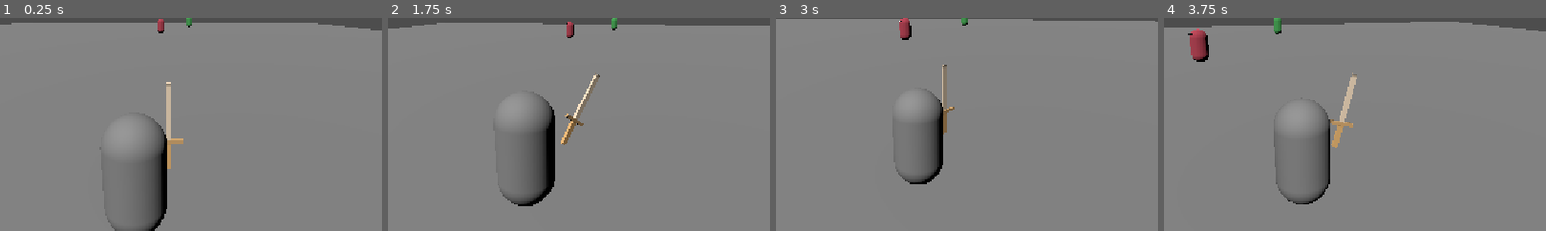
Above: before the commit, frames 1-4 (left to right).
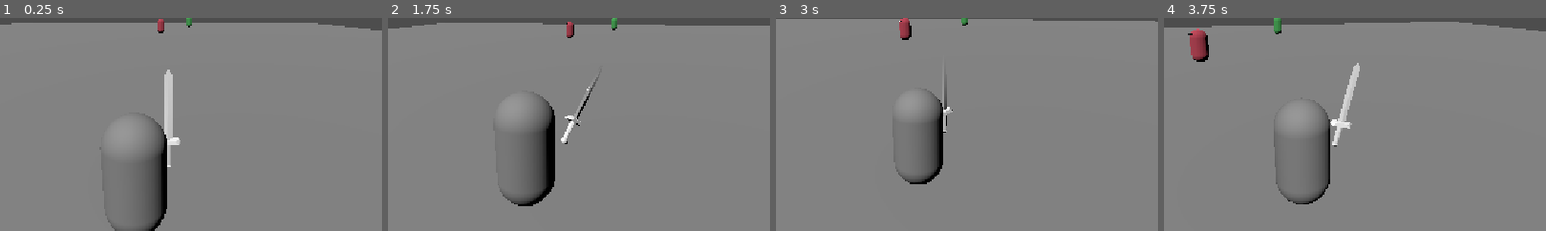
Above: after the commit, the same moments.

Repository: felipeallen20/valero-arpg
Game: Godot game, scene res://scenes/world.tscn
Two runs of this game, one before a commit and one after it. Both use one fixed random seed, a clock stepped at 60 frames per second and the inputs below.
Inputs (mouse positions are % of the whole screen's width and height, from its top left):
- Up to frame 1 (0.25 s): no input
- Up to frame 2 (1.75 s): tap Enter at 0.5 s; move the mouse to (55, 49) at 0.52 s; press the mouse at (55, 49) at 0.53 s; hold W (forward) from 0.53 s (still down); tap Space (jump) at 0.77, 1.52 s; right-click (55, 49) at 0.8 s; move the mouse to (45, 50) at 1.27 s; release the mouse at (45, 50) at 1.28 s; right-click (45, 50) at 1.35 s; click (45, 50) at 1.55 s
- Up to frame 3 (3 s): keep holding W (forward); move the mouse to (52, 48) at 2.02 s; press the mouse at (52, 48) at 2.03 s; right-click (52, 48) at 2.3 s; move the mouse to (49, 51) at 2.77 s; release the mouse at (49, 51) at 2.78 s; tap Shift (dodge) at 2.85 s
- Up to frame 4 (3.75 s): keep holding W (forward); tap Space (jump) at 3.02 s; click (49, 51) at 3.05 s; move the mouse to (57, 51) at 3.52 s; hold Ctrl (sprint) from 3.53 s (still down); click (57, 51) at 3.67 s
The pictures show only the part of the screen within x 28-78%, y 34-84%; the shares and areas given below are measured in that part.

The runs differ from the first frame. In frame 1, 0.9% of the frame differs, in the area x 43-48%, y 24-71%; in frame 2, 0.6%; in frame 3, 0.4%; in frame 4, 0.8%.

Commit message:
new sword model and heavy attack created

Diff:
--- a/valero/project.godot
+++ b/valero/project.godot
@@ -52,6 +52,11 @@
 "events": [Object(InputEventMouseButton,"resource_local_to_scene":false,"resource_name":"","device":-1,"window_id":0,"a …(253 unchanged characters)…
 ]
 }
+attack_heavy={
+"deadzone": 0.2,
+"events": [Object(InputEventMouseButton,"resource_local_to_scene":false,"resource_name":"","device":-1,"window_id":0,"alt_pressed":false,"shift_pressed":false,"ctrl_pressed":false,"meta_pressed":false,"button_mask":0,"position":Vector2(0, 0),"global_position":Vector2(0, 0),"factor":1.0,"button_index":2,"canceled":false,"pressed":false,"double_click":false,"script":null)
+]
+}
 dodge={
 "deadzone": 0.2,
 "events": [Object(InputEventKey,"resource_local_to_scene":false,"resource_name":"","device":-1,"window_id":0,"alt_press …(195 unchanged characters)…
--- a/valero/scenes/player.tscn
+++ b/valero/scenes/player.tscn
@@ -33,7 +33,7 @@
 current = true
 
 [node name="PracticeSword" parent="." unique_id=938474064 instance=ExtResource("3_qhqgy")]
-transform = Transform3D(2, 0, 0, 0, 2, 0, 0, 0, 2, 0.51834464, -0.357847, -0.37549663)
+transform = Transform3D(2.25, 0, 0, 0, 2.25, 0, 0, 0, 2.25, 0.51834464, -0.357847, -0.37549663)
 
 [node name="PlayerStats" type="Node3D" parent="." unique_id=1662973353]
 script = ExtResource("4_dqkch")
--- a/valero/scenes/weapons/practice_sword.tscn
+++ b/valero/scenes/weapons/practice_sword.tscn
@@ -1,22 +1,10 @@
 [gd_scene format=3 uid="uid://c5sjv3oxst7b3"]
 
-[ext_resource type="Script" path="res://scripts/weapons/practice_sword.gd" id="1_hvg78"]
-[ext_resource type="ArrayMesh" uid="uid://d00dvlivnxlyv" path="res://assets/models/weapons/swords/practice_sword/practice_sword.obj" id="2_o4rta"]
-[ext_resource type="Texture2D" uid="uid://du4nq6fnx6vxg" path="res://assets/models/weapons/swords/practice_sword/mango.png" id="3_ekm0b"]
-[ext_resource type="Texture2D" uid="uid://deki3bc2w0c0r" path="res://assets/models/weapons/swords/practice_sword/base.png" id="4_auo53"]
-[ext_resource type="Texture2D" uid="uid://dvgn2mmpf3bd7" path="res://assets/models/weapons/swords/practice_sword/hoja.png" id="5_rt4hf"]
+[ext_resource type="Script" uid="uid://47kclm8n6o2x" path="res://scripts/weapons/practice_sword.gd" id="1_hvg78"]
+[ext_resource type="PackedScene" uid="uid://chm1i668pdb3t" path="res://assets/models/weapons/swords/practice_sword/sword.fbx" id="2_swrd"]
 
 [sub_resource type="BoxShape3D" id="BoxShape3D_jxsi6"]
 size = Vector3(1, 1.0302734, 1)
-
-[sub_resource type="StandardMaterial3D" id="StandardMaterial3D_36qle"]
-albedo_texture = ExtResource("3_ekm0b")
-
-[sub_resource type="StandardMaterial3D" id="StandardMaterial3D_ekm0b"]
-albedo_texture = ExtResource("4_auo53")
-
-[sub_resource type="StandardMaterial3D" id="StandardMaterial3D_auo53"]
-albedo_texture = ExtResource("5_rt4hf")
 
 [sub_resource type="Animation" id="Animation_ekm0b"]
 length = 0.6
@@ -27,6 +15,18 @@
 tracks/0/interp = 1
 tracks/0/loop_wrap = true
 tracks/0/keys = {
+"times": PackedFloat32Array(0),
+"transitions": PackedFloat32Array(1),
+"update": 0,
+"values": [Vector3(0, 0, 0)]
+}
+tracks/1/type = "value"
+tracks/1/imported = false
+tracks/1/enabled = true
+tracks/1/path = NodePath(".:rotation")
+tracks/1/interp = 1
+tracks/1/loop_wrap = true
+tracks/1/keys = {
 "times": PackedFloat32Array(0),
 "transitions": PackedFloat32Array(1),
 "update": 0,
@@ -66,16 +66,51 @@
 }]
 }
 
+[sub_resource type="Animation" id="Animation_rt4hf"]
+resource_name = "heavy_attack"
+length = 1.25
+tracks/0/type = "value"
+tracks/0/imported = false
+tracks/0/enabled = true
+tracks/0/path = NodePath(".:rotation")
+tracks/0/interp = 1
+tracks/0/loop_wrap = true
+tracks/0/keys = {
+"times": PackedFloat32Array(0, 0.25, 0.375, 0.4375, 0.5, 0.5625, 0.625, 0.6875, 0.75, 0.8125, 0.875, 0.9375, 1, 1.0625, 1.125, 1.1875, 1.25),
+"transitions": PackedFloat32Array(1, 1, 1, 1, 1, 1, 1, 1, 1, 1, 1, 1, 1, 1, 1, 1, 1),
+"update": 0,
+"values": [Vector3(0, 0, 0), Vector3(0.2617994, 0, 0), Vector3(0.08726646, 0, 0), Vector3(-0.08726646, 0, 0), Vector3(-0.17453292, 0, 0), Vector3(-0.2617994, 0, 0), Vector3(-0.34906584, 0, 0), Vector3(-0.5235988, 0, 0), Vector3(-0.6981317, 0, 0), Vector3(-0.87266463, 0, 0), Vector3(-1.0471976, 0, 0), Vector3(-1.3962634, 0, 0), Vector3(-1.2217305, 0, 0), Vector3(-0.7853982, 0, 0), Vector3(-0.43633232, 0, 0), Vector3(-0.2617994, 0, 0), Vector3(0, 0, 0)]
+}
+tracks/1/type = "method"
+tracks/1/imported = false
+tracks/1/enabled = true
+tracks/1/path = NodePath(".")
+tracks/1/interp = 1
+tracks/1/loop_wrap = true
+tracks/1/keys = {
+"times": PackedFloat32Array(0.91666669, 1),
+"transitions": PackedFloat32Array(1, 1),
+"values": [{
+"args": [],
+"method": &"enable_hit"
+}, {
+"args": [],
+"method": &"disable_hit"
+}]
+}
+
 [sub_resource type="AnimationLibrary" id="AnimationLibrary_rt4hf"]
 _data = {
 &"RESET": SubResource("Animation_ekm0b"),
-&"attack": SubResource("Animation_auo53")
+&"attack": SubResource("Animation_auo53"),
+&"heavy_attack": SubResource("Animation_rt4hf")
 }
 
 [node name="PracticeSword" type="Node3D" unique_id=938474064]
-transform = Transform3D(2, 0, 0, 0, 2, 0, 0, 0, 2, 0, -0.16624108, 0)
+transform = Transform3D(2.25, 0, 0, 0, 2.25, 0, 0, 0, 2.25, 0, -0.16624108, 0)
 script = ExtResource("1_hvg78")
 attack_speed = 1.95
+heavy_attack_speed = 0.8
 
 [node name="Pivot" type="Node3D" parent="." unique_id=1928715599]
 
@@ -88,11 +123,8 @@
 transform = Transform3D(0.125, 0, 0, 0, 0.5500001, 0, 0, 0, 0.05, 0.007122705, 0.67695725, 0.020778982)
 shape = SubResource("BoxShape3D_jxsi6")
 
-[node name="Mesh" type="MeshInstance3D" parent="Pivot" unique_id=1804440856]
-mesh = ExtResource("2_o4rta")
-surface_material_override/0 = SubResource("StandardMaterial3D_36qle")
-surface_material_override/1 = SubResource("StandardMaterial3D_ekm0b")
-surface_material_override/2 = SubResource("StandardMaterial3D_auo53")
+[node name="Model" parent="Pivot" instance=ExtResource("2_swrd")]
+transform = Transform3D(364.8, 0, 0, 0, 364.8, 0, 0, 0, 364.8, 0, -0.1893, 0)
 
 [node name="AnimationPlayer" type="AnimationPlayer" parent="." unique_id=265341000]
 libraries/ = SubResource("AnimationLibrary_rt4hf")
--- a/valero/scripts/player/player.gd
+++ b/valero/scripts/player/player.gd
@@ -257,14 +257,19 @@
 	rotation.y = lerp_angle(rotation.y, target_angle, 1.0 - exp(-TURN_SPEED * delta))
 
 # --- Ataque ---
-# Mantener el clic encadena ataques; el cooldown del arma marca el ritmo.
+# Mantener el clic izquierdo encadena golpes normales; el clic derecho lanza el
+# ataque pesado del arma (más lento y con más daño). El cooldown del arma marca
+# el ritmo de ambos.
 # El combo NO avanza aquí: solo avanza si el golpe conecta con un enemigo
 # (el arma lo notifica vía register_combo_hit).
 func _try_attack() -> void:
 	if Input.mouse_mode != Input.MOUSE_MODE_CAPTURED:
 		return  # con el mouse liberado (Esc) el clic no debe atacar
-	if Input.is_action_pressed("attack"):
+	if Input.is_action_pressed("attack_heavy"):
+		_weapon.heavy_attack()
+	elif Input.is_action_pressed("attack"):
 		_weapon.attack()
+
 
 # --- Dash ---
 func _try_dodge() -> void:
--- a/valero/scripts/weapons/melee_weapon.gd
+++ b/valero/scripts/weapons/melee_weapon.gd
@@ -26,6 +26,15 @@
 	_anim.play("attack")
 
 
+## El peso del ataque pesado está en su animación (más larga que la normal).
+## Si un arma aún no tiene "heavy_attack", cae en la normal para no romper el golpe.
+func _perform_heavy_attack() -> void:
+	if _anim.has_animation("heavy_attack"):
+		_anim.play("heavy_attack")
+	else:
+		_perform_attack()
+
+
 # Los llama la animación (Call Method Track).
 func enable_hit() -> void:
 	_already_hit.clear()
--- a/valero/scripts/weapons/weapon.gd
+++ b/valero/scripts/weapons/weapon.gd
@@ -19,6 +19,14 @@
 ## Alcance en metros: largo del golpe (melee) o distancia máxima (rango).
 @export var attack_range := 2.0
 
+@export_group("Ataque pesado")
+## Golpes por segundo del ataque pesado. Es más lento que el normal por
+## diseño: compensa con heavy_damage_multiplier. Debe casar con la duración
+## de la animación pesada del arma.
+@export_range(0.1, 10.0, 0.05, "or_greater") var heavy_attack_speed := 0.8
+## Multiplicador de daño del ataque pesado sobre el daño normal (2.0 = doble).
+@export var heavy_damage_multiplier := 2.0
+
 @export_group("Combo")
 ## Golpes seguidos del empuñador que activan el combo de ESTE arma.
 @export var combo_size := 3
@@ -32,6 +40,8 @@
 var wielder: Node3D
 
 var _next_attack_time_ms := 0
+# true si el swing en curso es el pesado (afecta al daño: ver get_current_damage).
+var _is_heavy_swing := false
 # true si el swing en curso ya contó para el combo. Evita que un golpe que
 # atraviesa a varios enemigos de un solo swing sume el combo varias veces.
 var _combo_counted_this_swing := false
@@ -45,11 +55,29 @@
 ## El combo NO avanza aquí: solo lo hace si el golpe conecta con un objetivo
 ## (ver deal_damage). Así fallar el swing no suma combo.
 func attack() -> bool:
+	return _start_swing(false)
+
+
+## Intenta atacar pesado (clic derecho). Igual que attack(), pero con su propia
+## cadencia (más lenta) y su propio multiplicador de daño.
+func heavy_attack() -> bool:
+	return _start_swing(true)
+
+
+## Arranca un swing, normal o pesado: fija el cooldown según la cadencia de ese
+## swing, marca si es pesado y lo delega en la subclase. El combo NO avanza
+## aquí: solo si el golpe conecta (ver deal_damage).
+func _start_swing(heavy: bool) -> bool:
 	if not can_attack():
 		return false
-	_next_attack_time_ms = Time.get_ticks_msec() + int(1000.0 / maxf(attack_speed, 0.01))
+	_is_heavy_swing = heavy
+	var speed := heavy_attack_speed if heavy else attack_speed
+	_next_attack_time_ms = Time.get_ticks_msec() + int(1000.0 / maxf(speed, 0.01))
 	_combo_counted_this_swing = false
-	_perform_attack()
+	if heavy:
+		_perform_heavy_attack()
+	else:
+		_perform_attack()
 	attacked.emit()
 	return true
 
@@ -57,6 +85,12 @@
 ## Cada tipo de arma sobrescribe esto.
 func _perform_attack() -> void:
 	pass
+
+
+## Ataque pesado. Por defecto reutiliza el ataque normal: un arma sin variante
+## pesada propia sigue siendo usable con clic derecho.
+func _perform_heavy_attack() -> void:
+	_perform_attack()
 
 
 # --- Combo: solo definición del arma ---
@@ -78,8 +112,12 @@
 
 
 ## Daño del próximo golpe, leyendo el estado de combo del empuñador.
+## Un swing pesado multiplica ese daño por heavy_damage_multiplier.
 func get_current_damage() -> float:
-	return get_damage_for_combo(get_wielder_combo_count())
+	var result := get_damage_for_combo(get_wielder_combo_count())
+	if _is_heavy_swing:
+		result *= heavy_damage_multiplier
+	return result
 
 
 ## Aplica el daño del arma a un objetivo, si sabe recibirlo.
Binary file added: valero/assets/models/weapons/swords/practice_sword/sword.fbx
Not shown, added: valero/assets/models/weapons/swords/practice_sword/sword.fbx.import
Not shown, changed: valero/docs/scripts.md
